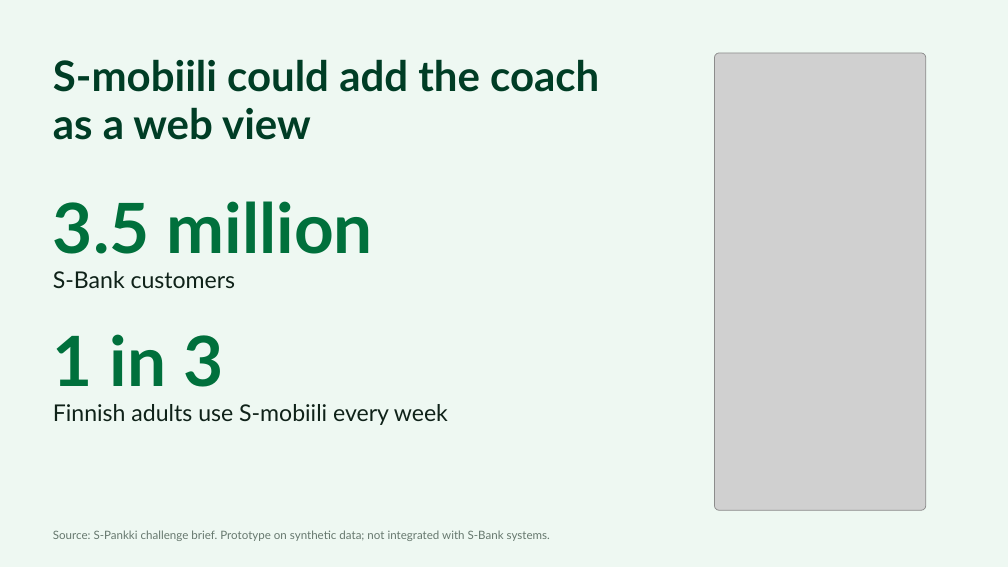
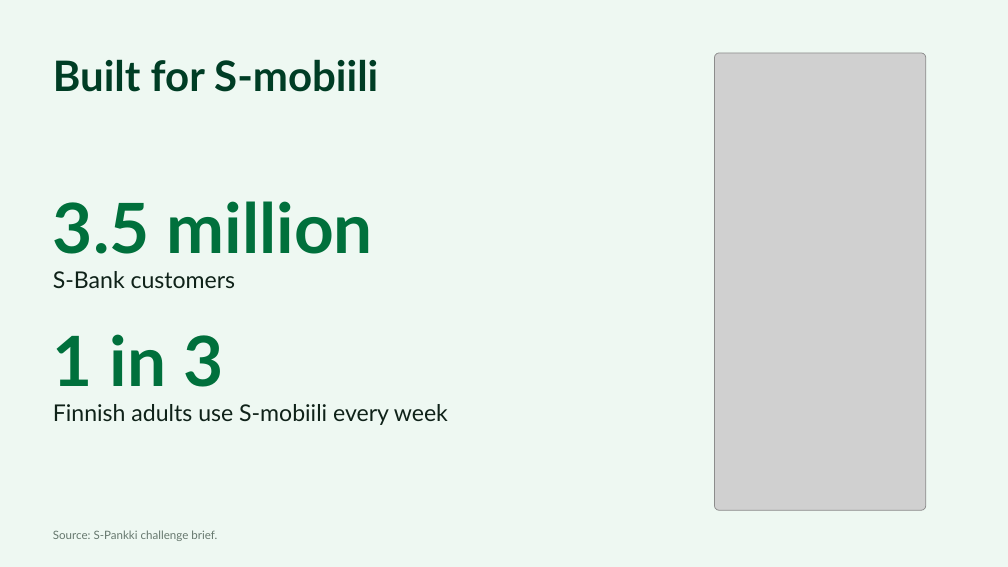
Before and after one commit to Asmoww/junction-s-pankki, a slide deck: slide 9 of docs/slides/S-Pankki-editorial.pptx. Drawn at 1008x567 pixels with LibreOffice and Linux fonts; fonts in the diff are those of the drawing; grey boxes stand for pictures. Boxes give left, top, right and bottom in pixels: in the first picture for what was removed or moved away, otherwise in the second. Text is boxed around its words. In the diff, an @@ line names an element or a change of style, - is before the commit and + after.

```diff
--- a/docs/slides/S-Pankki-editorial.pptx
+++ b/docs/slides/S-Pankki-editorial.pptx
@@ text at (53,59,378,92): text changed @@
-S-mobiili could add the coach as a web view
+Built for S-mobiili
@@ text at (53,530,217,541): text changed @@
-Source: S-Pankki challenge brief. Prototype on synthetic data; not integrated with S-Bank systems.
+Source: S-Pankki challenge brief.
```
Also in this commit, not shown: 8 other slides changed, 4 other files.
